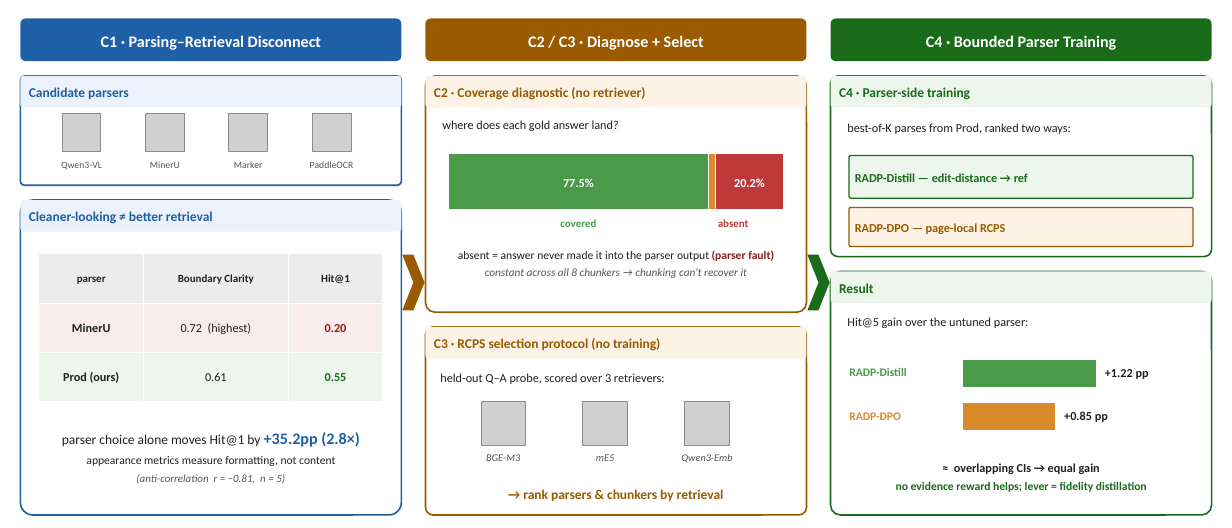
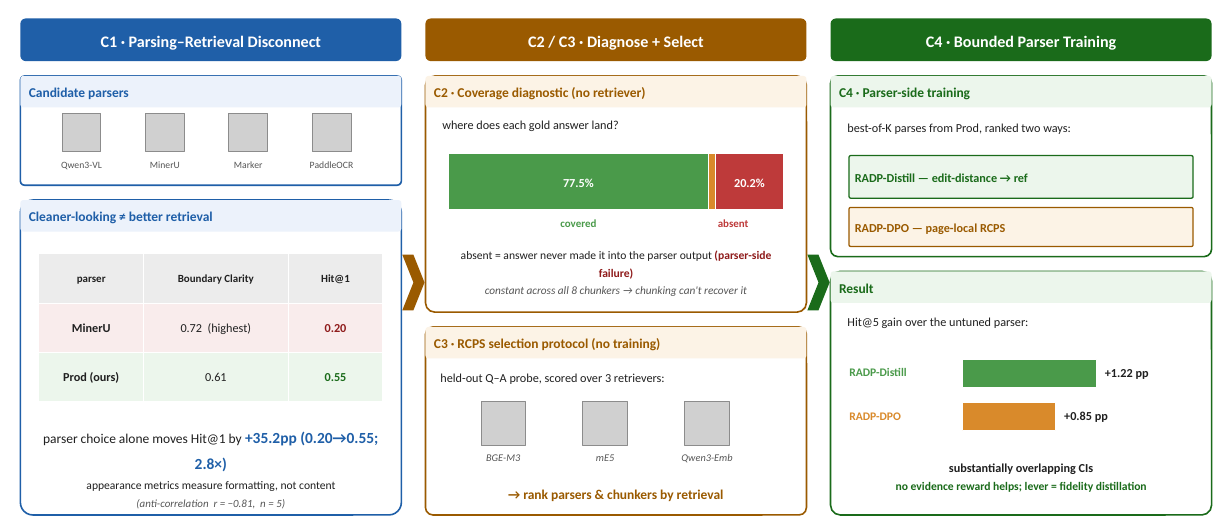
Before and after one commit to wigtn/WigtnOCR-RADP, a slide deck: slide 1 of paper/figures/fig_overview.pptx. Drawn at 1232x528 pixels with LibreOffice and Linux fonts; fonts in the diff are those of the drawing; grey boxes stand for pictures. Boxes give left, top, right and bottom in pixels: in the first picture for what was removed or moved away, otherwise in the second. Text is boxed around its words. In the diff, an @@ line names an element or a change of style, - is before the commit and + after.

```diff
--- a/paper/figures/fig_overview.pptx
+++ b/paper/figures/fig_overview.pptx
@@ text at <box>461,250,771,279</box>: text changed @@
-absent = answer never made it into the parser output (parser fault)
+absent = answer never made it into the parser output (parser-side failure)
@@ text at <box>43,431,378,471</box>: text changed @@
-parser choice alone moves Hit@1 by +35.2pp (2.8×)
+parser choice alone moves Hit@1 by +35.2pp (0.20→0.55; 2.8×)
@@ text at <box>949,463,1094,474</box>: text changed @@
-≈ overlapping CIs → equal gain
+substantially overlapping CIs
```
Also in this commit, not shown: 8 other files.
